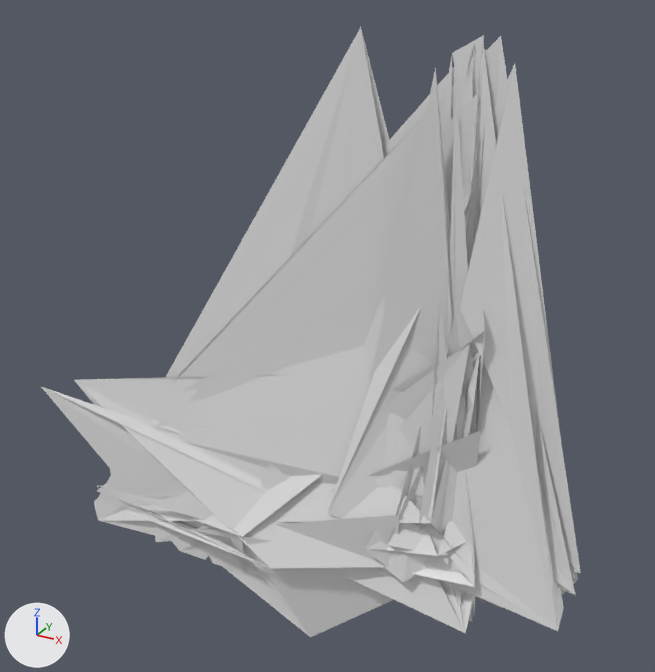
Two versions of the OBJ model extracted_meshes/Catherine_65760B1C_v2.obj, one commit apart.
Both versions are drawn from a 50 mm lens placed at (227.0, -648.0, 573.0), pointed at (-167.0, 67.0, 215.0). Lighting does not change. The marker at lower left points along +X, +Y and +Z. The older version comes first. Where no turn or scale is listed for an object, it has been applied to the vertices. Vertices at exactly the same position are counted once.

The scene before the commit, as lines of its bpy script (objects in view):
```python
me_catherine_65760b1c_v2 = bpy.data.meshes.new('Catherine_65760B1C_v2')
me_catherine_65760b1c_v2.from_pydata(...)  # 497 vertices, 524 faces; spans x -498.0..117.0, y -31.0..31.0, z -100.0..510.0
ob_catherine_65760b1c_v2 = bpy.data.objects.new('Catherine_65760B1C_v2', me_catherine_65760b1c_v2)
ob_catherine_65760b1c_v2.location = (0.0, 0.0, 0.0)
```
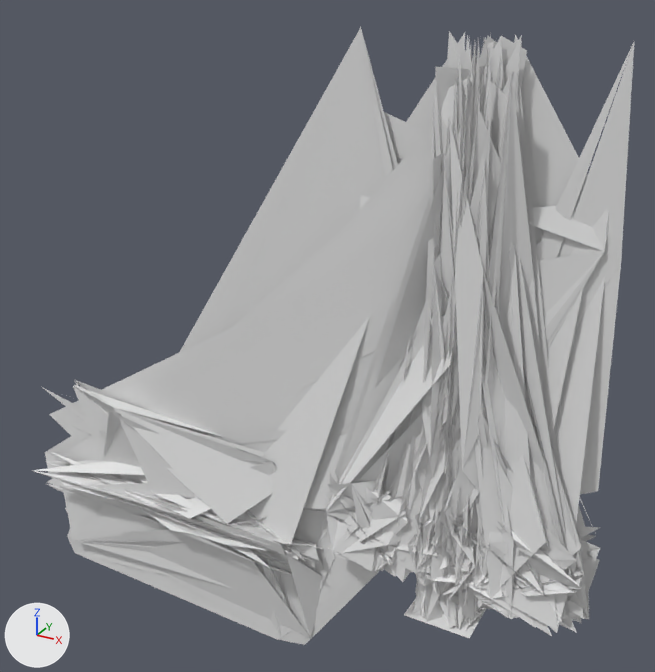
What changed in the scene script:
```text
Change me_catherine_65760b1c_v2:
    used by ob_catherine_65760b1c_v2; location = (0.0, 0.0, 0.0)
    remove me_catherine_65760b1c_v2.from_pydata(...)  # 497 vertices, 524 faces; spans x -498.0..117.0, y -31.0..31.0, z -100.0..510.0
    add me_catherine_65760b1c_v2.from_pydata(...)  # 5410 vertices, 7561 faces; spans x -510.0..128.0, y -32.0..119.0, z -122.0..512.0
    me_catherine_65760b1c_v2 part 1: 1 vertex moved within x -274.0, y 1.0, z -53.0; 12 vertices removed from x -438.0..98.0, y -16.0..25.0, z -53.0..201.0; 4925 vertices added at x -510.0..128.0, y -32.0..119.0, z -122.0..512.0
```

Location of each change, [x1, y1, x2, y2] in pixels of the pictures (655 x 672 px):
'Catherine_65760B1C_v2', reshaped (12% wider)
    before: [42, 27, 581, 637]
    after: [31, 27, 634, 645]
part 1 of me_catherine_65760b1c_v2, built on (mostly hidden before)
    before: [94, 54, 479, 576]
    after: [31, 31, 634, 645]
